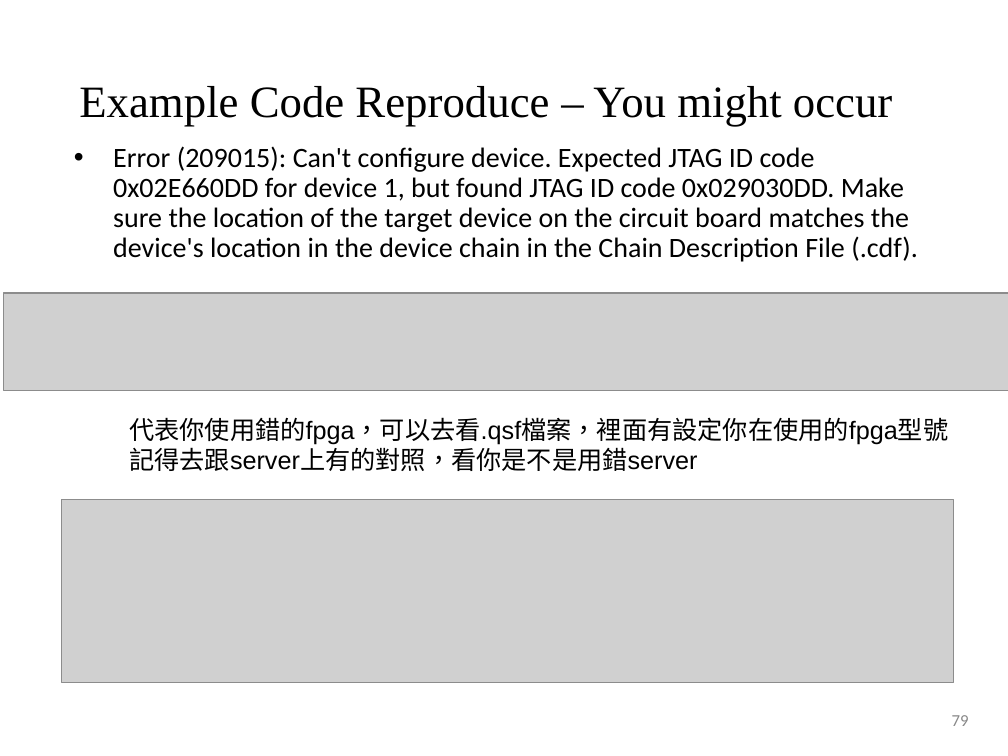
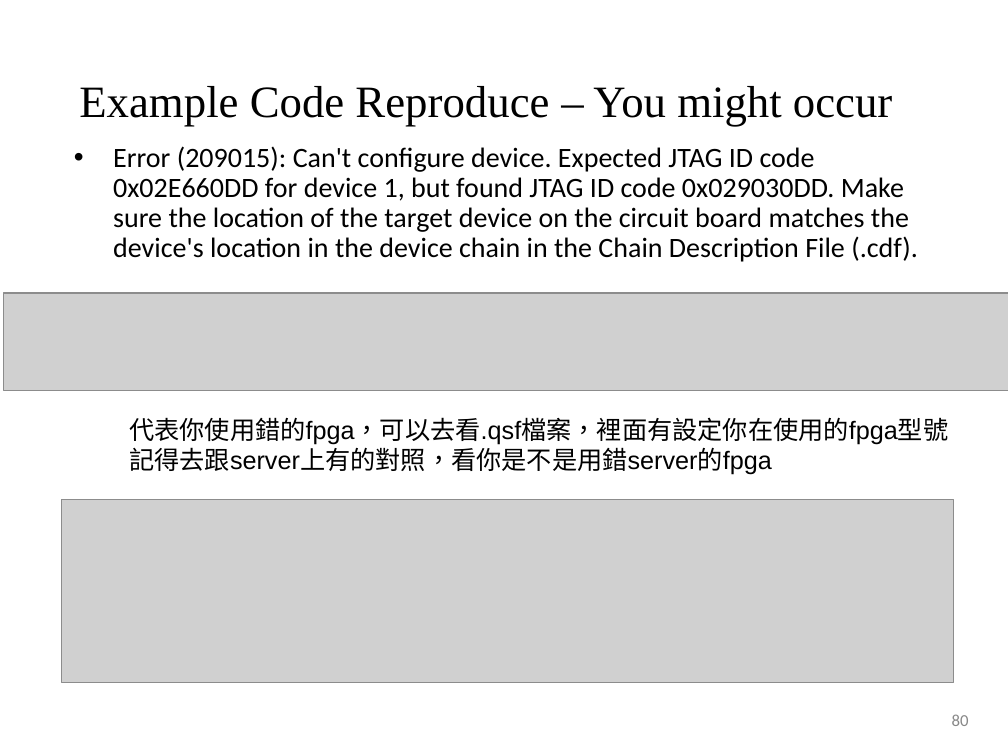
Before and after one commit to shihjimmy/riffa, a slide deck: slide 80 of RIFFA_tutorial_2025.pptx (slide 79 before the commit). Drawn at 1008x756 pixels with LibreOffice and Linux fonts; fonts in the diff are those of the drawing; grey boxes stand for pictures; background and template pictures are left out. Boxes give left, top, right and bottom in pixels: in the first picture for what was removed or moved away, otherwise in the second. Text is boxed around its words. In the diff, an @@ line names an element or a change of style, - is before the commit and + after.

```diff
--- a/RIFFA_tutorial_2025.pptx
+++ b/RIFFA_tutorial_2025.pptx
@@ text at bbox=[129, 417, 948, 475]: text changed @@
-代表你使用錯的fpga，可以去看.qsf檔案，裡面有設定你在使用的fpga型號
-記得去跟server上有的對照，看你是不是用錯server
+代表你使用錯的fpga，可以去看.qsf檔案，裡面有設定你在使用的fpga型號
+記得去跟server上有的對照，看你是不是用錯server的fpga
@@ page number at bbox=[952, 714, 969, 726]: text changed @@
-79
+80
```
Also in this commit, not shown: 40 other slides changed, 1 slide added, 2 slides removed.
